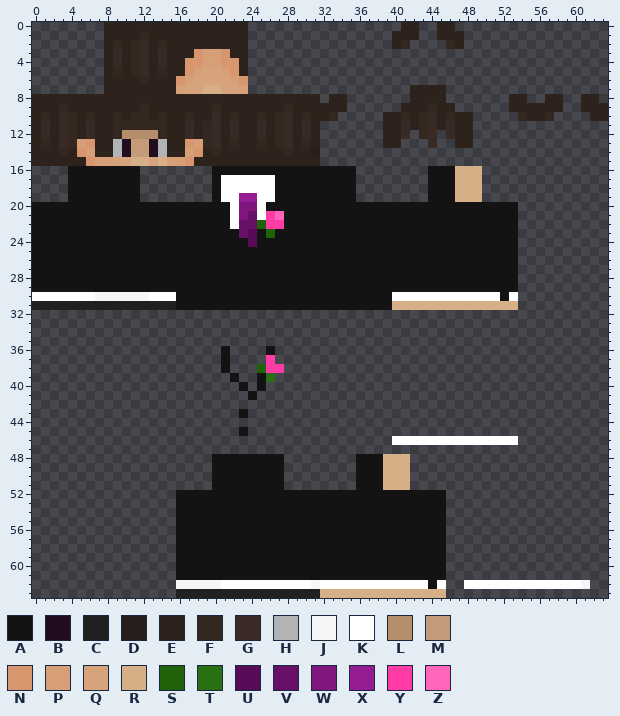
One commit to this pixel-art sprite: public/imgs/Random/Skin-terno.png. The picture above was drawn from the file before the commit.
The file is 64x64 pixels. Colours within 5 levels of each other are drawn and written as one.
Palette (. is transparent): A #131313  B #210c22  C #202020  D #281e1b  E #2e221d  F #342720  G #3a2a25  H #b2b3b4  J #f4f6f7  K #ffffff  L #b68d6b  M #c49b79  N #d7966d  P #d79f77  Q #d7a37d  R #d7af87  S #1f620a  T #287012  U #580c57  V #680f67  W #80177f  X #941d93  Y #ff3ba6  Z #ff65b9
Pixels before (only the part around the change), first column x 7:
 0 .EEEEEEEEEEEEEEEE.................EE..EE.................
 1 .EEEEFEEEEEEEEEEE................EEE..EEE................
 2 .EFEFGEFEEEEEEEEE................EF....FE................
 3 .EGEFGEGEEENPPNEE........................................
 4 .EGEFGEGEENNPPNNE........................................
 5 .EFEFGEFEENPQQPNE........................................
 6 .EEEEFEEENPQQQQPN........................................
 7 .EEEEEEEEPQQRRQQP..................EEEE..................
 8 EEEEEEEEEEEEEEEEEEEEEEEEE.EE.......EEEE.......EE..EE..EE.
 9 EEEEEFEEEEEEEFEEEEEEEFEEEEEE......EEEFEE......EEEEEE..EEE
10 EEFEFFEFEEFEEGEFEEFEFGEFEEF.....EEFEFGEFEE.....FEEF....EE
11 EEFFFFFFEEGEFGEGEEGEFGEGE.......EEGEFGEGEE...............
12 EEFLLLLFEEGEFGEGEEGEFGEGE.......EEG.FG.GEE...............
13 EEHBMMBHEENPFGEFEEFEFGEFE.......EE...G..EE...............
14 EEHBMMBHEEPNEFEEEEEEEFEED................................
15 PPQQRRQRPPNEEEEEEEEEEEEEE................................
16 AAAAA........AAAAAAAAAAAAAAAA........AAARRR..............
17 AAAAA........AKKKKKKAAAAAAAAA........AAARRR..............
New version:
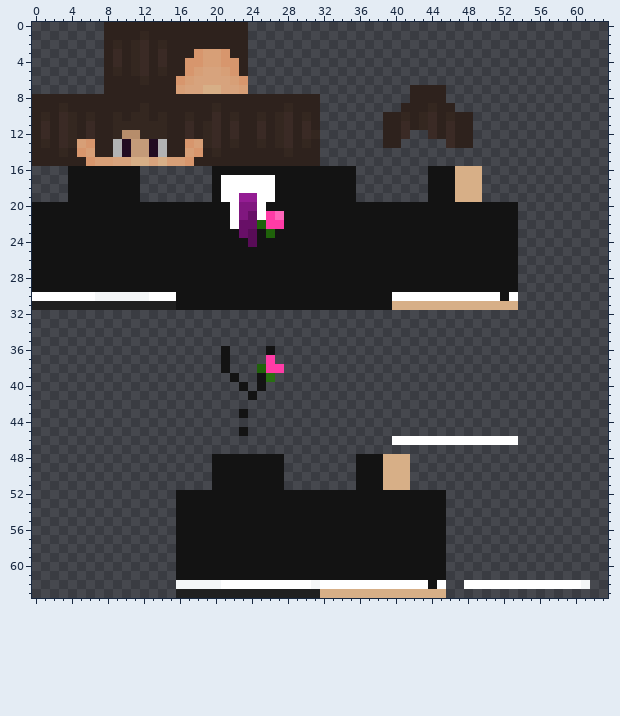
The exact change:
{"y":0,"x":41,"old":"EE","new":".."}
{"y":0,"x":45,"old":"EE","new":".."}
{"y":1,"x":40,"old":"EEE","new":"..."}
{"y":1,"x":45,"old":"EEE","new":"..."}
{"y":2,"x":40,"old":"EF","new":".."}
{"y":2,"x":46,"old":"FE","new":".."}
{"y":8,"x":33,"old":"EE","new":".."}
{"y":8,"x":53,"old":"EE","new":".."}
{"y":8,"x":57,"old":"EE","new":".."}
{"y":8,"x":61,"old":"EE","new":".."}
{"y":9,"x":32,"old":"EEE","new":"..."}
{"y":9,"x":53,"old":"EEEEEE","new":"......"}
{"y":9,"x":61,"old":"EEE","new":"..."}
{"y":10,"x":32,"old":"EF","new":".."}
{"y":10,"x":54,"old":"FEEF","new":"...."}
{"y":10,"x":62,"old":"EE","new":".."}
{"y":12,"x":12,"old":"LL","new":"FF"}
{"y":12,"x":31,"old":"E","new":"F"}
{"y":12,"x":43,"old":"F","new":"."}
{"y":12,"x":45,"old":".","new":"E"}
{"y":13,"x":44,"old":"G","new":"."}
{"y":13,"x":46,"old":".","new":"G"}
{"y":14,"x":31,"old":"D","new":"E"}
{"label":"erased","picture_box":[392,22,464,49]}
{"label":"changed","picture_box":[311,94,347,157]}
{"label":"erased","picture_box":[509,94,608,121]}
{"label":"changed","picture_box":[140,130,158,139]}
{"label":"changed","picture_box":[419,130,455,148]}
